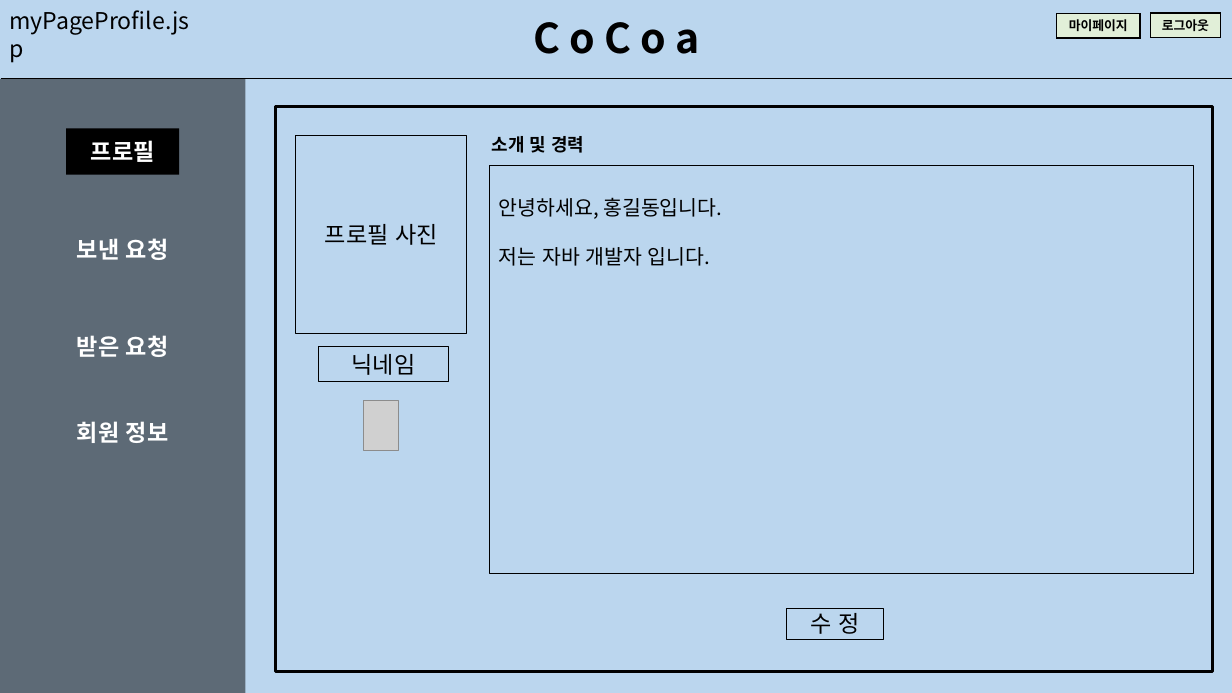
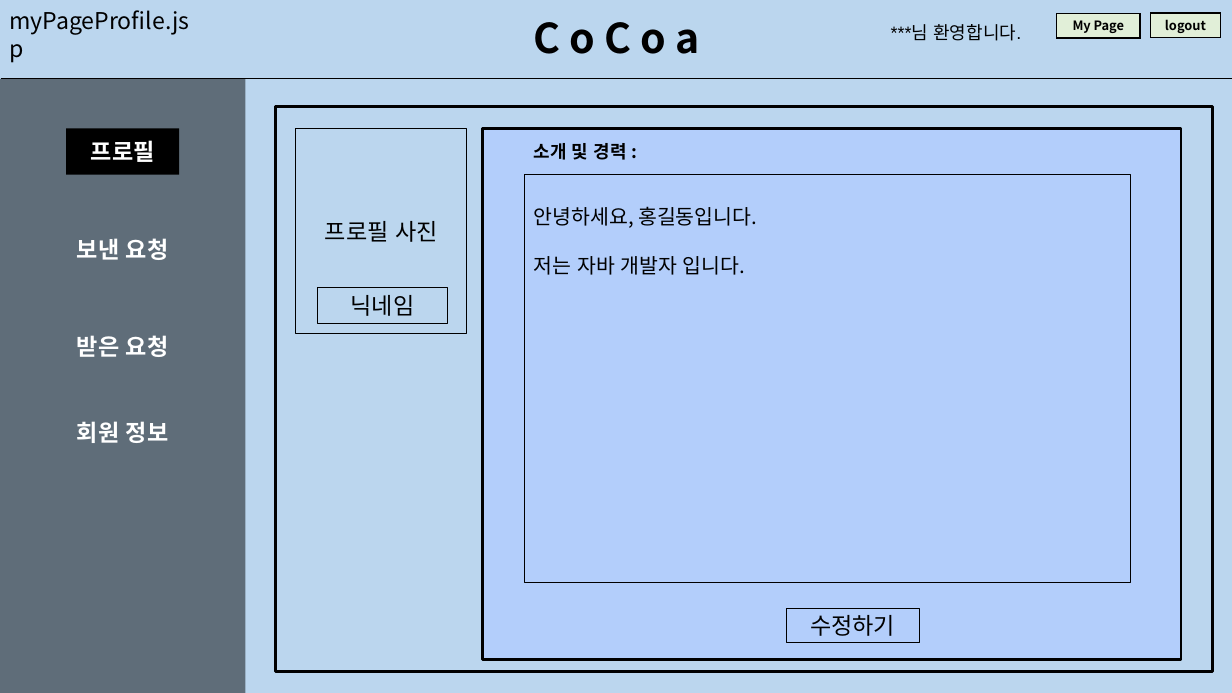
Before and after one commit to math-shpark/AI-Platform-Project-2021-CoCoa-, a slide deck: slide 16 of documents/UI.pptx (slide 10 before the commit). Drawn at 1232x693 pixels with LibreOffice and Linux fonts; fonts in the diff are those of the drawing; grey boxes stand for pictures. Boxes give left, top, right and bottom in pixels: in the first picture for what was removed or moved away, otherwise in the second. Text is boxed around its words. In the diff, an @@ line names an element or a change of style, - is before the commit and + after.

```diff
--- a/documents/UI.pptx
+++ b/documents/UI.pptx
@@ text added at (891, 24, 1021, 41), 14 pt, text #000000 @@
+***님 환영합니다.
@@ text in rectangle at (1073, 20, 1124, 33): text changed @@
-마이페이지
+My Page
@@ text in rectangle at (1165, 19, 1206, 33): text changed @@
-로그아웃
+logout
@@ rectangle "프로필 사진": place and size @@
-rectangle "프로필 사진" at (296, 136, 467, 335)
+rectangle "프로필 사진" at (296, 128, 467, 334)
@@ rectangle added at (482, 128, 1181, 660), fill #B3CEFB, outline #000000 2 pt @@
@@ text at (534, 143, 627, 160): text changed @@
-소개 및 경력
+소개 및 경력 :
@@ rectangle "안녕하세요, 홍길동입니다.": place and size @@
-rectangle "안녕하세요, 홍길동입니다." at (490, 166, 1194, 575)
+rectangle "안녕하세요, 홍길동입니다." at (525, 175, 1131, 583)
@@ rectangle "닉네임": place and size @@
-rectangle "닉네임" at (318, 347, 448, 382)
+rectangle "닉네임" at (317, 287, 447, 323)
@@ picture removed at (364, 400, 399, 450) @@
@@ rectangle "수정하기": place and size @@
-rectangle "수정하기" at (787, 608, 884, 640)
+rectangle "수정하기" at (787, 608, 920, 643)
@@ text in rectangle at (810, 615, 895, 636): text changed @@
-수 정
+수정하기
```
Also in this commit, not shown: 19 other slides changed, 14 slides added, 9 slides removed, 7 other files.
